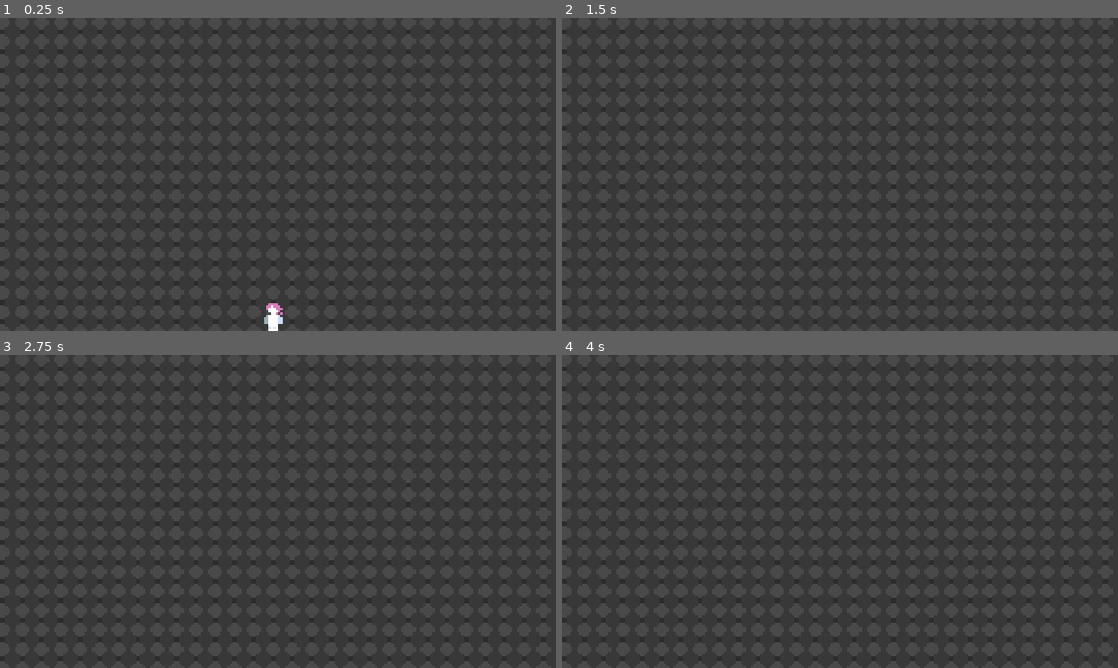
Above: before the commit, frames 1-4 (two rows, left to right).
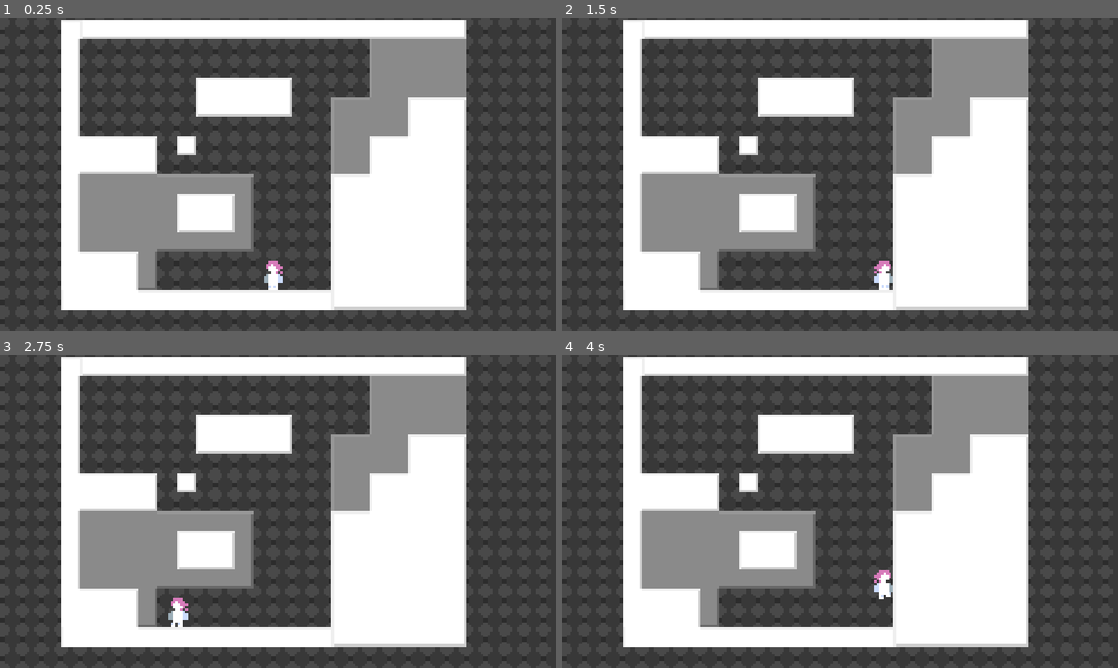
Above: after the commit, the same moments.

Repository: rings-of-saturn/GMTKJam26-Game
Game: Godot game, scene res://scenes/main.tscn
Same seed, same stepped clock (60 frames per second), same inputs: the game is played once before the commit and once after it.
Inputs:
- Up to frame 1 (0.25 s): no input
- Up to frame 2 (1.5 s): hold Right (player_right) from 0.53 s (still down); tap Space (player_jump) at 0.77 s
- Up to frame 3 (2.75 s): tap Space (player_jump) at 1.52 s; release Right (player_right) at 2.03 s; hold Left (player_left) from 2.03 s (still down)
- Up to frame 4 (4 s): release Left (player_left) at 2.78 s; hold Right (player_right) from 2.78 s (still down); tap Space (player_jump) at 3.02, 3.77 s

The runs differ from the first frame. In frame 1, 44% of the frame differs, in the area x 11-84%, y 0-100%; in frame 2, 44%; in frame 3, 44%; in frame 4, 44%.

Commit message:
Setting proper level transition,spawnpoint and goal, level_manager

Diff:
--- a/project.godot
+++ b/project.godot
@@ -18,6 +18,7 @@
 [autoload]
 
 StressManager="*res://scripts/autoload/stress_manager.gd"
+LevelManager="*res://scripts/autoload/level_manager.gd"
 
 [display]
 
@@ -28,6 +29,10 @@
 
 version_control/plugin_name="GitPlugin"
 version_control/autoload_on_startup=true
+
+[global_group]
+
+level_slot=""
 
 [input]
 
--- a/scenes/main.tscn
+++ b/scenes/main.tscn
@@ -27,6 +27,4 @@
 
 [node name="Countdown" parent="." unique_id=1833679629 instance=ExtResource("3_sugp2")]
 
-[node name="LevelSlot" type="Node2D" parent="." unique_id=748519354]
-
-[node name="Level 1" parent="LevelSlot" unique_id=1652856812]
+[node name="LevelSlot" type="Node2D" parent="." unique_id=748519354 groups=["level_slot"]]
--- /dev/null
+++ b/scripts/autoload/level_manager.gd
@@ -0,0 +1,109 @@
+extends Node
+
+signal level_loading(index: int)
+signal level_loaded(index: int)
+
+enum GameState {
+    PLAYING,
+    LEVEL_COMPLETE,
+    STRESSED,
+    # TODO Add future state ( CUTSCENE, PAUSED, DIALOG, GAME_OVER)
+}
+@export var level_list: Array[String] = [
+    "res://scenes/level_1.tscn",
+    # TODO Put more level
+]
+
+var current_level_index = 0
+var state: GameState = GameState.PLAYING
+var level_slot: Node2D
+var current_level: Node
+
+
+
+func _ready() -> void:
+    StressManager.timer_expired.connect(_on_timer_expired)
+    _load_initial.call_deferred()
+
+
+
+
+func _load_initial() -> void:
+    var slots := get_tree().get_nodes_in_group("level_slot")
+    if slots.size() == 0:
+        return
+    level_slot = slots[0]
+    load_level(0)
+
+func load_level(index: int) -> void:
+    if index < 0 or index >= level_list.size():
+        return
+
+    current_level_index = index
+
+    if current_level:
+        level_slot.remove_child(current_level)
+        current_level.queue_free()
+
+    var packed: PackedScene = load(level_list[index])
+    current_level = packed.instantiate()
+    level_slot.add_child(current_level)
+    current_level.owner = level_slot.owner
+
+    StressManager.start()
+    state = GameState.PLAYING
+    _spawn_player()
+
+func _spawn_player() -> void:
+    var player := level_slot.get_node_or_null("../Player") as CharacterBody2D
+    if not player:
+        return
+
+    var spawn := current_level.get_node_or_null("SpawnPoint") as Marker2D
+    if not spawn:
+        return
+
+    player.global_position = spawn.global_position
+
+func next_level() -> void:
+    if current_level_index + 1 < level_list.size():
+        load_level(current_level_index + 1)
+    else:
+        _on_game_complete()
+
+func restart_level() -> void:
+    load_level(current_level_index)
+
+func on_level_complete(target: int = -1) -> void:
+    if state != GameState.PLAYING:
+        return
+
+    StressManager.stop()
+    state = GameState.LEVEL_COMPLETE
+    await get_tree().create_timer(2.0).timeout
+
+    if target >= 0:
+        load_level(target)
+    else:
+        next_level()
+
+func _on_timer_expired() -> void:
+    StressManager.stop()
+    state = GameState.STRESSED
+    await get_tree().create_timer(2.0).timeout
+    restart_level()
+
+
+func _on_scene_changed(_scene: Node) -> void:
+    await get_tree().process_frame
+
+    var slots := get_tree().get_nodes_in_group("level_slot")
+    if slots.size() == 0:
+        return
+
+    level_slot = slots[0]
+    load_level(0)
+
+
+func _on_game_complete() -> void:
+    print("GAME COMPLETE")
--- /dev/null
+++ b/scripts/goal_area.gd
@@ -0,0 +1,14 @@
+extends Area2D
+
+signal goal_reached(goal_id: int)
+
+@export var goal_id: int = 0
+
+
+func _ready() -> void:
+    body_entered.connect(_on_body_entered)
+
+
+func _on_body_entered(body: Node2D) -> void:
+    if body is CharacterBody2D:
+        goal_reached.emit(goal_id)
--- a/scripts/level.gd
+++ b/scripts/level.gd
@@ -2,9 +2,6 @@
 
 func _ready() -> void:
 	StressManager.stress_phase_changed.connect(_on_phase)
-	StressManager.timer_expired.connect(_on_stressed)
-	StressManager.start()
-
 
 func _on_phase(phase: StressManager.StressPhase) -> void:
 	match phase:
@@ -18,8 +15,3 @@
 			pass  # TODO: Whatever its suppose to do
 		StressManager.StressPhase.STRESSED:
 			pass  # handled by _on_stressed
-
-
-func _on_stressed() -> void:
-	# TODO: Death
-	pass
--- /dev/null
+++ b/scripts/level_data.gd
@@ -0,0 +1,28 @@
+extends Node2D
+
+## Map goal_id → level_index.
+## Leave empty for linear progression (defaults to next level).
+@export var routes: Dictionary = {
+    # 0: 1,   # goal 0 → level index 1
+    # 1: 3,   # goal 1 → level index 3
+}
+
+func _ready() -> void:
+    for child in _find_goal_areas(self):
+        child.goal_reached.connect(_on_goal_reached)
+
+
+func _on_goal_reached(gid: int) -> void:
+    if routes.has(gid):
+        LevelManager.on_level_complete(routes[gid])
+    else:
+        LevelManager.on_level_complete()  # default: next level
+
+
+func _find_goal_areas(root: Node) -> Array[Node]:
+    var results: Array[Node] = []
+    for child in root.get_children():
+        if child.has_signal("goal_reached"):
+            results.append(child)
+        results.append_array(_find_goal_areas(child))
+    return results
--- a/scripts/player.gd
+++ b/scripts/player.gd
@@ -53,8 +53,10 @@
 @onready var sprite: AnimatedSprite2D = $AnimatedSprite2D
 
 func _physics_process(delta) -> void:
+	if LevelManager.state != LevelManager.GameState.PLAYING:
+		return
+
 	# timers
-	jump_grace_timer = maxf(jump_grace_timer - delta, 0.0)
 	var_jump_timer = maxf(var_jump_timer - delta, 0.0)
 
 	# coyote
Not shown, added: scripts/autoload/level_manager.gd.uid
Not shown, added: scripts/goal_area.gd.uid
Not shown, added: scripts/level_data.gd.uid
